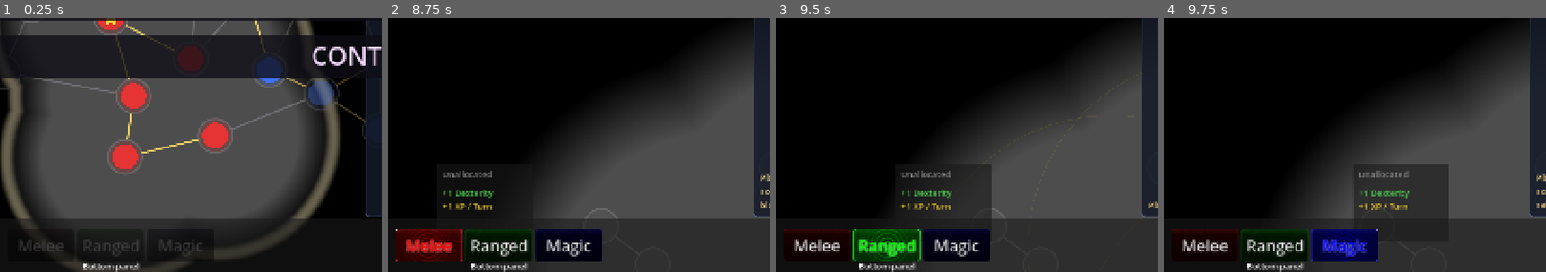
Above: before the commit, frames 1-4 (left to right).
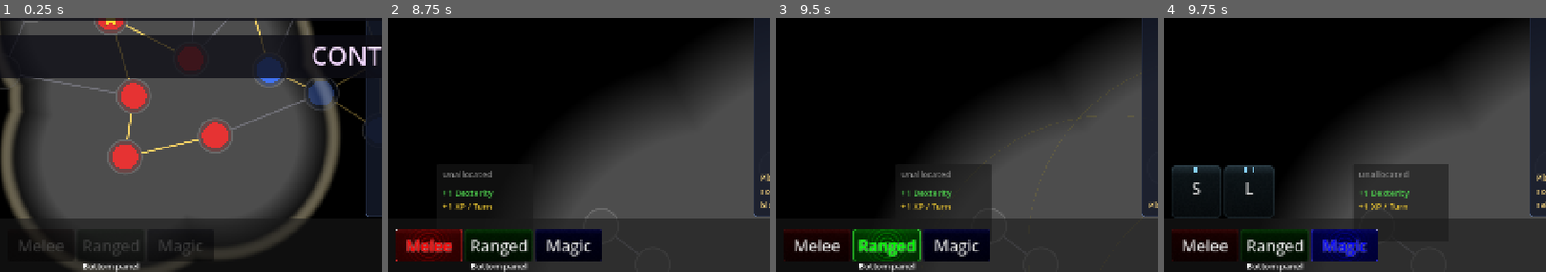
Above: after the commit, the same moments.

Repository: Koaieus/skill-tree-of-life
Game: Godot game, scene res://scenes/dev_sandbox.tscn
Same seed, same stepped clock (60 frames per second), same inputs: the game is played once before the commit and once after it.
Inputs (mouse positions are % of the whole screen's width and height, from its top left):
- Up to frame 1 (0.25 s): no input
- Up to frame 2 (8.75 s): tap Enter at 0.5 s; drag from (50, 50) to (60, 26) at 0.52 s; drag from (54, 36) to (60, 58) at 1.27 s; hold Left (ui_left) 2.03-2.75 s; tap Ctrl at 2.1 s; click (60, 58) at 2.17 s; drag from (92, 65) to (78, 48) at 2.77 s; drag from (79, 48) to (100, 26) at 3.52 s; drag from (100, 26) to (79, 48) at 4.27 s; click "Battle" at 5 s; move the mouse to (92, 77) at 5.77 s; hold Up (ui_up) 5.78-6.5 s; tap R at 5.85 s; click (92, 77) at 5.92 s; drag from (70, 97) to (30, 55) at 6.52 s; drag from (86, 80) to (63, 91) at 7.27 s; click "Melee" at 8 s
- Up to frame 3 (9.5 s): click "Ranged" at 8.75 s
- Up to frame 4 (9.75 s): click "Magic" at 9.5 s
The pictures show only the part of the screen within x 36-86%, y 50-100%; the shares and areas given below are measured in that part.

Frames 1-3 are identical in both runs. In frame 4, 1.6% of the frame differs, in the area x 2-29%, y 57-79%.

Commit message:
wip: entity default spellbook (spark + lightning), small UI tweaks
- entity.tscn: ship a default SpellBook with Spark + Lightning Bolt so
  newly-spawned entities have something to cast.
- default_entity_board.tres: blade_size base 3 → 1.
- damage_number_layer: z-bump to 2000, drop redundant class-prefix on
  the inner draw consts.
- spell_picker_bar: vertical anchor flip, unique_id added.
- ui_root: phase panel offset_top/bottom retuned.

Diff:
--- a/entity/default_entity_board.tres
+++ b/entity/default_entity_board.tres
@@ -47,7 +47,7 @@
 resource_name = "blade_size"
 script = ExtResource("2_scalar")
 definition = ExtResource("def_blade_size")
-base_value = 3.0
+base_value = 1.0
 
 [sub_resource type="Resource" id="pool_dealloc"]
 resource_name = "deallocation_points"
--- a/entity/entity.tscn
+++ b/entity/entity.tscn
@@ -2,8 +2,18 @@
 
 [ext_resource type="Script" uid="uid://dwxok6qi3pfce" path="res://entity/entity.gd" id="1_entity"]
 [ext_resource type="Resource" uid="uid://ccs1cqdf8r6qt" path="res://entity/default_entity_board.tres" id="2_mckvm"]
+[ext_resource type="Script" uid="uid://dgddohrmd3gn6" path="res://entity/spell_book.gd" id="3_s1kue"]
+[ext_resource type="Script" uid="uid://ber34us1t16kb" path="res://attack/spell/spell_def.gd" id="4_ec552"]
+[ext_resource type="Resource" uid="uid://hi2w3tufav8y" path="res://attack/spell/defs/spark.tres" id="5_whxwk"]
+[ext_resource type="Resource" uid="uid://22735wciupcm" path="res://attack/spell/defs/lightning_bolt.tres" id="6_g2k83"]
+
+[sub_resource type="Resource" id="Resource_wrmdn"]
+script = ExtResource("3_s1kue")
+spells = Array[ExtResource("4_ec552")]([ExtResource("5_whxwk"), ExtResource("6_g2k83")])
+metadata/_custom_type_script = "uid://dgddohrmd3gn6"
 
 [node name="Entity" type="Node" unique_id=306801215]
 script = ExtResource("1_entity")
 stat_board = ExtResource("2_mckvm")
+spellbook = SubResource("Resource_wrmdn")
 metadata/_custom_type_script = "uid://dwxok6qi3pfce"
--- a/ui/damage_number_layer/damage_number_layer.gd
+++ b/ui/damage_number_layer/damage_number_layer.gd
@@ -19,6 +19,7 @@
 
 func _ready() -> void:
 	Events.skill_node_damaged.connect(_on_damage)
+	z_index = 2000
 
 
 func _on_damage(node: SkillNode, amount: float, _source: Variant) -> void:
@@ -30,7 +31,7 @@
 	add_child(floater)
 	var t := create_tween().set_parallel(true)
 	t.tween_property(floater, "position",
-			floater.position + Vector2(0.0, -FLOAT_DISTANCE), FLOAT_TIME)
+		floater.position + Vector2(0.0, -FLOAT_DISTANCE), FLOAT_TIME)
 	t.tween_property(floater, "alpha", 0.0, FLOAT_TIME)
 	t.chain().tween_callback(floater.queue_free)
 
@@ -53,22 +54,22 @@
 	func _draw() -> void:
 		if _font == null or text.is_empty():
 			return
-		var size := DamageNumberLayer.FONT_SIZE
+		var size := FONT_SIZE
 		var text_size := _font.get_string_size(
-				text, HORIZONTAL_ALIGNMENT_CENTER, -1, size)
+			text, HORIZONTAL_ALIGNMENT_CENTER, -1, size)
 		var pos := Vector2(-text_size.x * 0.5, text_size.y * 0.25)
 		var fill := Color(
-				DamageNumberLayer.TEXT_COLOR.r,
-				DamageNumberLayer.TEXT_COLOR.g,
-				DamageNumberLayer.TEXT_COLOR.b,
-				alpha)
+			TEXT_COLOR.r,
+			TEXT_COLOR.g,
+			TEXT_COLOR.b,
+			alpha)
 		var outline := Color(
-				DamageNumberLayer.OUTLINE_COLOR.r,
-				DamageNumberLayer.OUTLINE_COLOR.g,
-				DamageNumberLayer.OUTLINE_COLOR.b,
-				alpha)
+			OUTLINE_COLOR.r,
+			OUTLINE_COLOR.g,
+			OUTLINE_COLOR.b,
+			alpha)
 		draw_string_outline(_font, pos, text,
-				HORIZONTAL_ALIGNMENT_CENTER, -1, size,
-				DamageNumberLayer.OUTLINE_SIZE, outline)
+			HORIZONTAL_ALIGNMENT_CENTER, -1, size,
+			OUTLINE_SIZE, outline)
 		draw_string(_font, pos, text,
-				HORIZONTAL_ALIGNMENT_CENTER, -1, size, fill)
+			HORIZONTAL_ALIGNMENT_CENTER, -1, size, fill)
--- a/ui/spell_picker_bar/spell_picker_bar.tscn
+++ b/ui/spell_picker_bar/spell_picker_bar.tscn
@@ -1,8 +1,8 @@
 [gd_scene format=3 uid="uid://dqlt773tgviy7"]
 
-[ext_resource type="Script" path="res://ui/spell_picker_bar/spell_picker_bar.gd" id="1_picker"]
+[ext_resource type="Script" uid="uid://daqkkbb3ghsh5" path="res://ui/spell_picker_bar/spell_picker_bar.gd" id="1_picker"]
 
-[node name="SpellPickerBar" type="HBoxContainer"]
+[node name="SpellPickerBar" type="HBoxContainer" unique_id=1887436598]
 size_flags_horizontal = 4
-size_flags_vertical = 0
+size_flags_vertical = 8
 script = ExtResource("1_picker")
--- a/ui/ui_root.tscn
+++ b/ui/ui_root.tscn
@@ -202,9 +202,9 @@
 anchor_right = 0.5
 anchor_bottom = 0.5
 offset_left = -196.0
-offset_top = -64.0
+offset_top = -151.0
 offset_right = 196.0
-offset_bottom = -36.0
+offset_bottom = -51.0
 grow_horizontal = 2
 grow_vertical = 2
 
